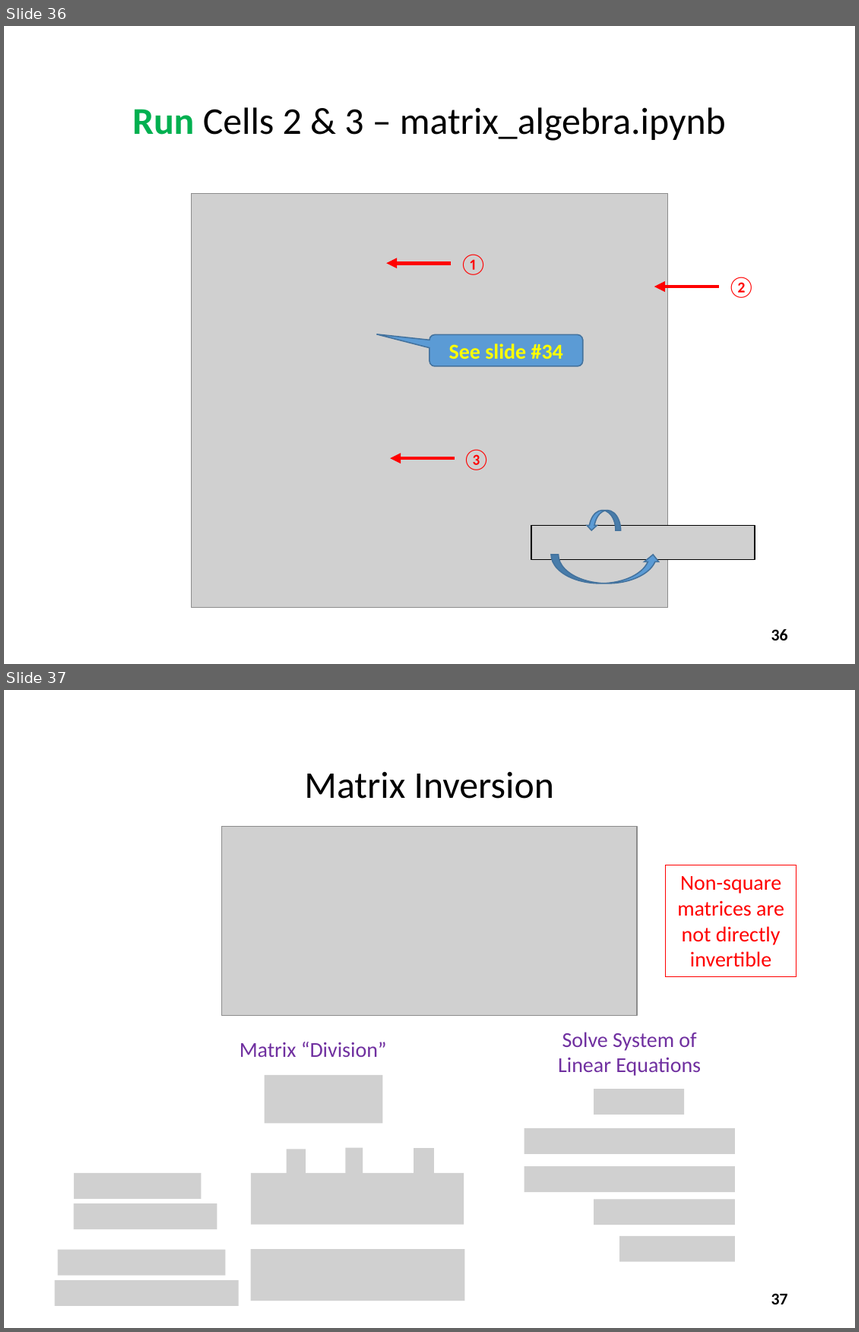
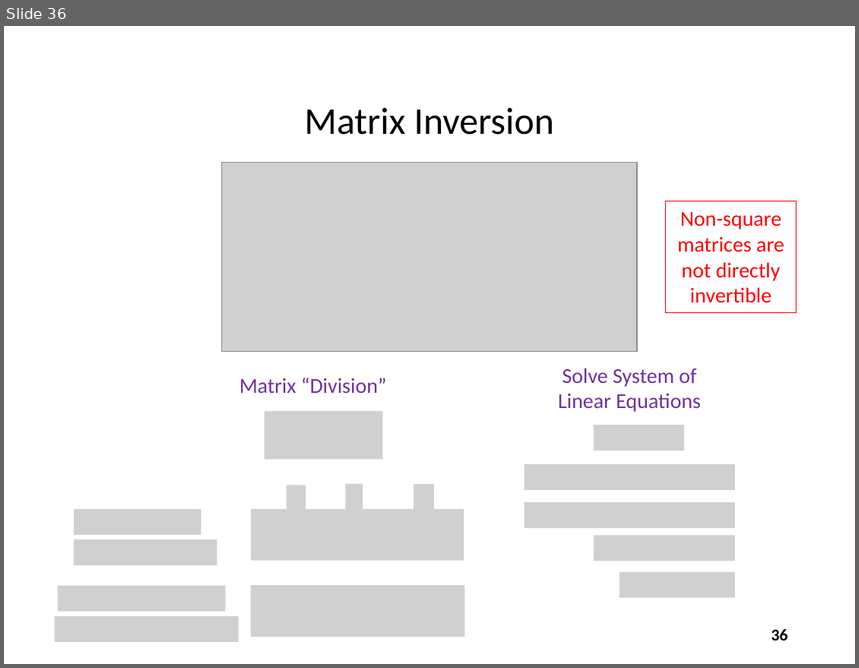
Before and after one commit to dbiersach/scicomp101, a slide deck: Session 16 - Linear Equations/Session 16 - Linear Equations.pptx. Shown one above the other, each under a label of ours: slides 36 and 37 before the commit, slide 36 after it. The pictures are 859x1332 and 859x668 pixels, drawn with LibreOffice and Linux fonts; fonts in the diff are those of the drawing; grey boxes stand for pictures. Boxes give left, top, right and bottom in pixels: in the first picture for what was removed or moved away, otherwise in the second. Text is boxed around its words. In the diff, an @@ line names an element or a change of style, - is before the commit and + after.

```diff
--- a/Session 16 - Linear Equations/Session 16 - Linear Equations.pptx
+++ b/Session 16 - Linear Equations/Session 16 - Linear Equations.pptx
@@ slide 36 removed at bbox=[4, 26, 855, 664], background #FFFFFF @@
@@ title removed at bbox=[132, 107, 726, 141] @@
-Run Cells 2 & 3 – matrix_algebra.ipynb
@@ picture removed at bbox=[191, 194, 668, 607] @@
@@ arrow removed from (451, 263) to (386, 263) @@
@@ text removed at bbox=[459, 254, 487, 275] @@
-①
@@ arrow removed from (719, 287) to (655, 287) @@
@@ text removed at bbox=[728, 277, 756, 298] @@
-②
@@ rounded speech box removed at bbox=[430, 335, 583, 366] @@
-See slide #34
@@ arrow removed from (454, 458) to (390, 458) @@
@@ text removed at bbox=[462, 449, 490, 471] @@
-③
@@ picture removed at bbox=[531, 525, 756, 560] @@
@@ curved up arrow removed at bbox=[586, 510, 620, 531] @@
@@ curved up arrow removed at bbox=[551, 555, 661, 584] @@
@@ page number removed at bbox=[772, 629, 788, 641] @@
-36
@@ what was slide 37 is now slide 36 @@
@@ page number at bbox=[772, 629, 788, 641]: text changed @@
-37
+36
```
Also in this commit, not shown: 1 slide changed.
